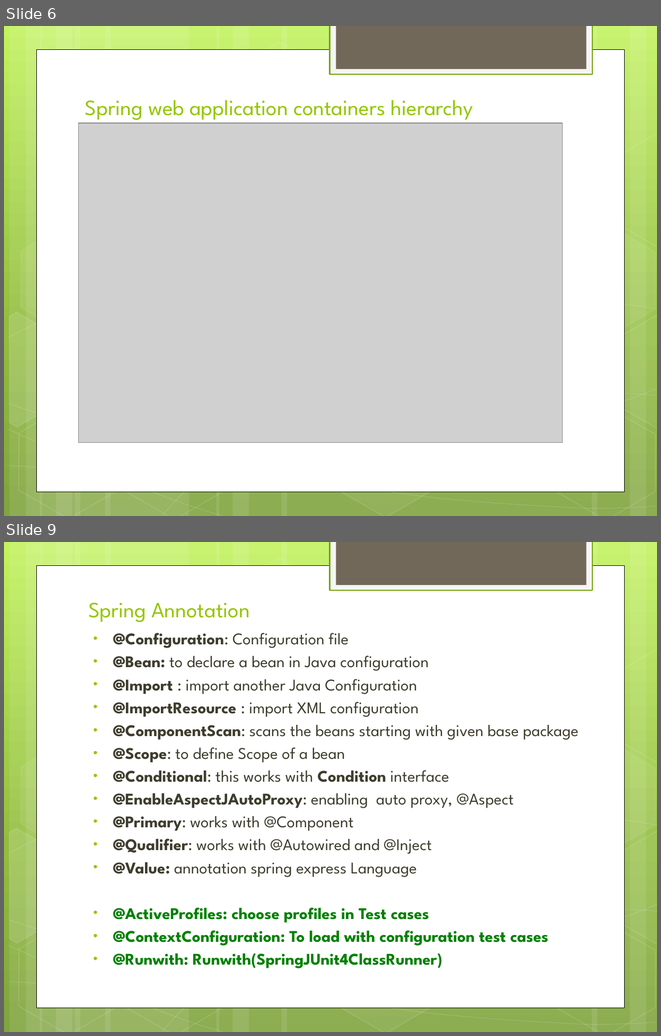
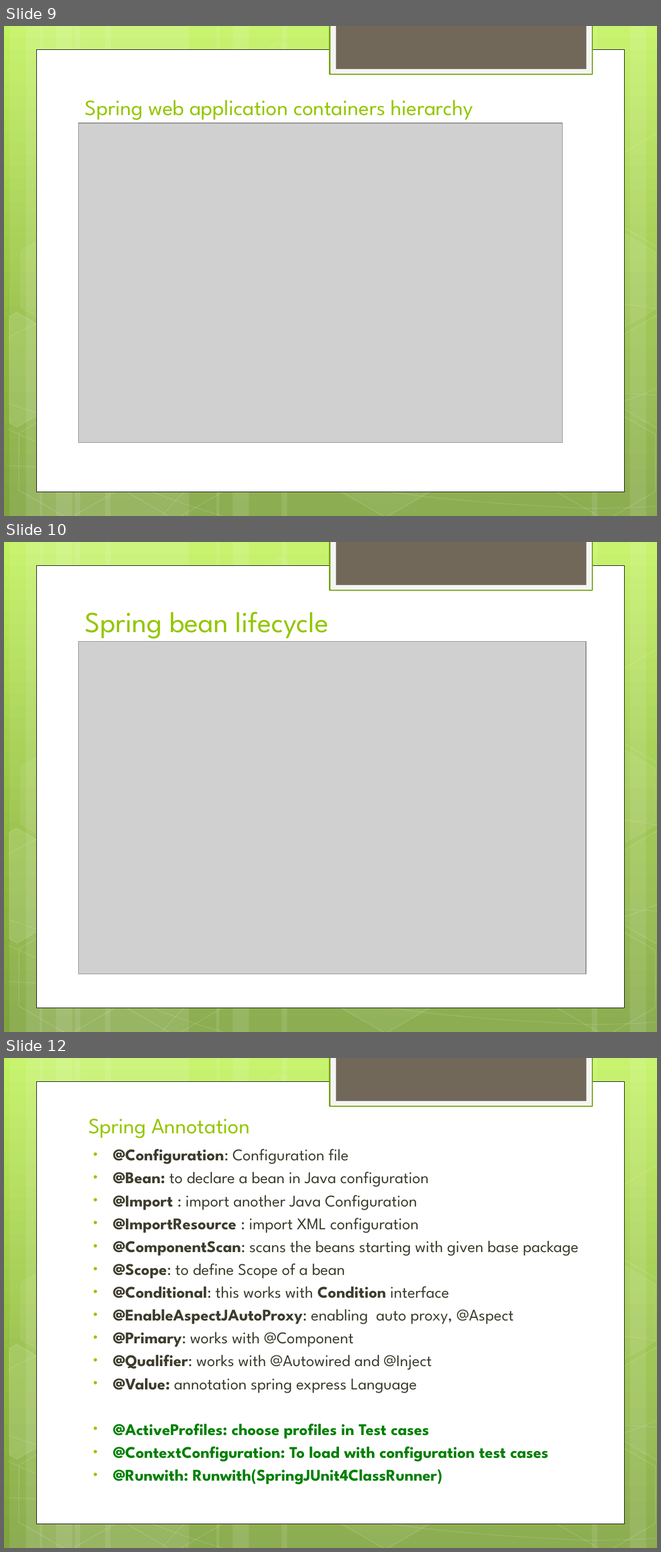
Before and after one commit to IPython-Learn/spring-java-training, a slide deck: SpringJavaTraining.pptx. Shown one above the other, each under a label of ours: slides 6 and 9 before the commit, slides 9, 10 and 12 after it; the slides between them are not shown. The pictures are 661x1036 and 661x1552 pixels, drawn with LibreOffice and Linux fonts; fonts in the diff are those of the drawing; grey boxes stand for pictures. Boxes give left, top, right and bottom in pixels: in the first picture for what was removed or moved away, otherwise in the second. Text is boxed around its words. In the diff, an @@ line names an element or a change of style, - is before the commit and + after.

Commit message:
spring java based config

```diff
--- a/SpringJavaTraining.pptx
+++ b/SpringJavaTraining.pptx
@@ slide 10 added at [4, 542, 657, 1032], background gradient #C3F35F to #93BF3F to #81A53E; not listed: 31 template elements that a slide beside it also shows @@
@@ title added at [85, 611, 328, 642], 32 pt, text #94C600 @@
+Spring bean lifecycle
@@ picture added at [78, 641, 586, 973] @@
@@ what was slide 6 is now slide 9 @@
@@ what was slide 9 is now slide 12 @@
```
Also in this commit, not shown: 7 slides changed, 4 other slides added, 1 slide removed, 8 other files.
